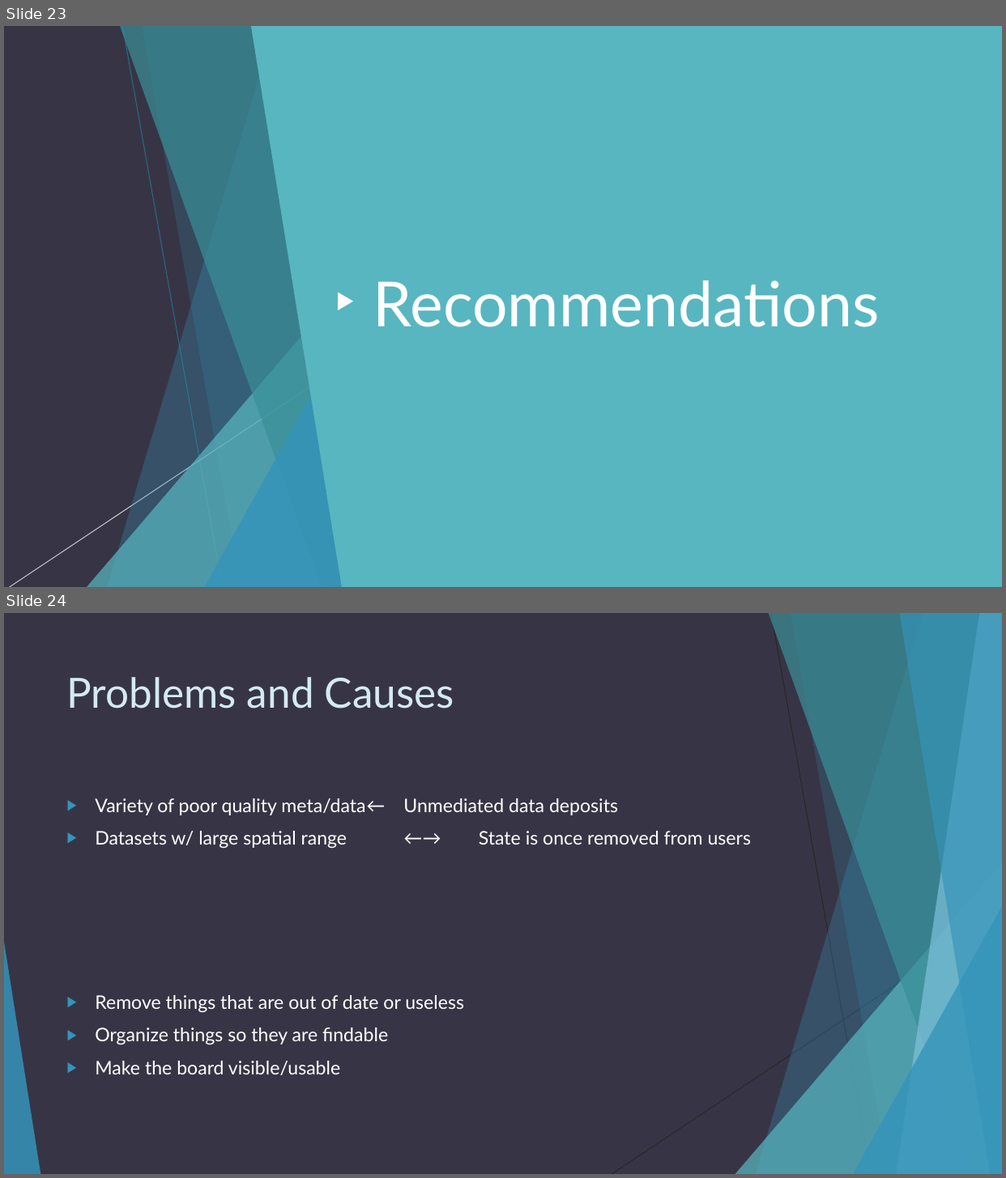
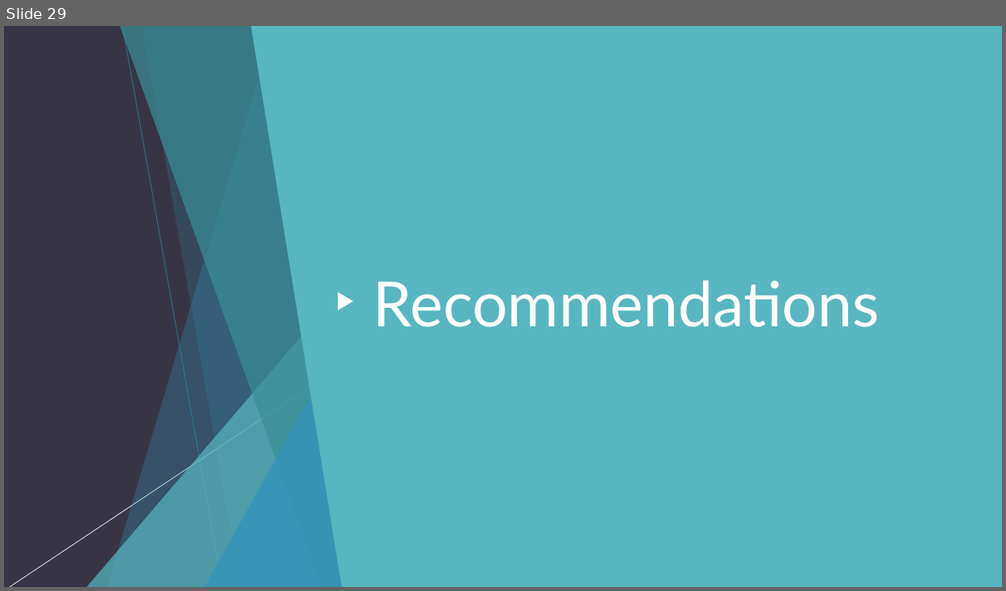
Before and after one commit to OpenDataLiteracy/WSL-AMF, a slide deck: report/Washington State Open Data Portal.pptx. Shown one above the other, each under a label of ours: slides 23 and 24 before the commit, slide 29 after it. The pictures are 1006x1178 and 1006x591 pixels, drawn with LibreOffice and Linux fonts; fonts in the diff are those of the drawing. Boxes give left, top, right and bottom in pixels: in the first picture for what was removed or moved away, otherwise in the second. Text is boxed around its words. In the diff, an @@ line names an element or a change of style, - is before the commit and + after.

```diff
--- a/report/Washington State Open Data Portal.pptx
+++ b/report/Washington State Open Data Portal.pptx
@@ slide 24 removed at [4,613,1002,1174], background #373545; not listed: 8 template elements that a slide beside it also shows @@
@@ line removed from (771, 613) to (871, 1174) @@
@@ title removed at [67,677,454,709] @@
-Problems and Causes
@@ text removed at [95,798,618,1076] @@
-▶ Variety of poor quality meta/data ← Unmediated data deposits
-▶ Datasets w/ large spatial range ←→ State is once removed from users
-▶ Remove things that are out of date or useless
-▶ Organize things so they are findable
-▶ Make the board visible/usable
@@ line removed from (1002, 914) to (612, 1174) @@
@@ what was slide 23 is now slide 29 @@
```
Also in this commit, not shown: 9 slides changed, 18 slides added, 11 other slides removed, 1 other file.
